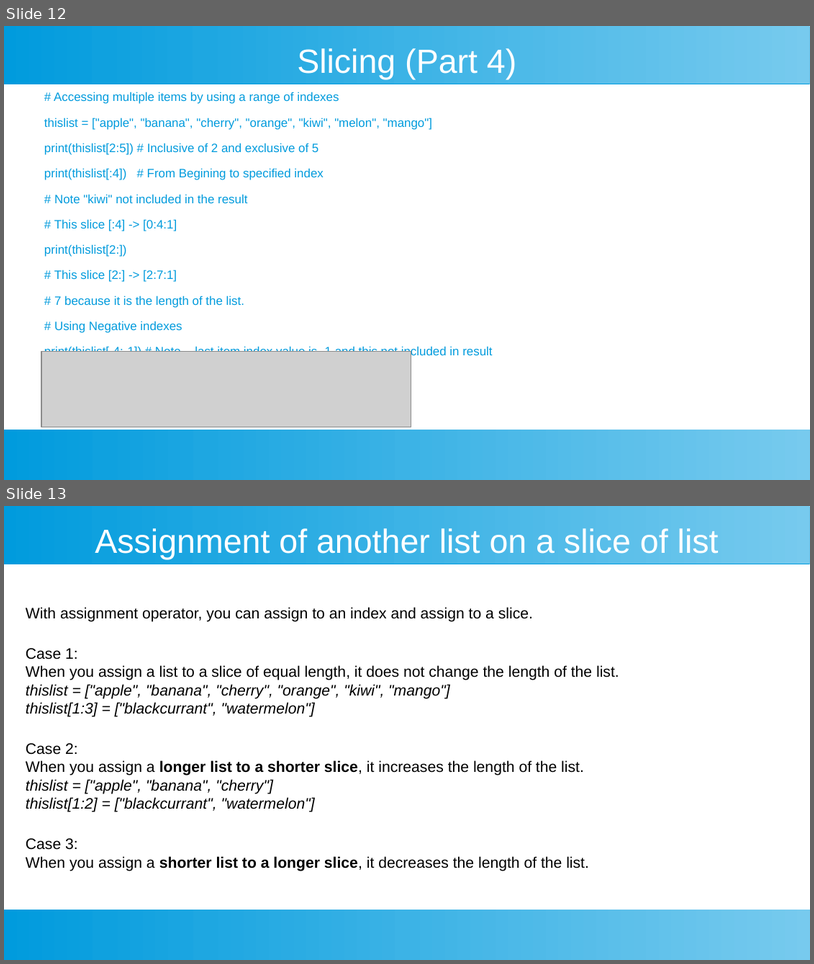
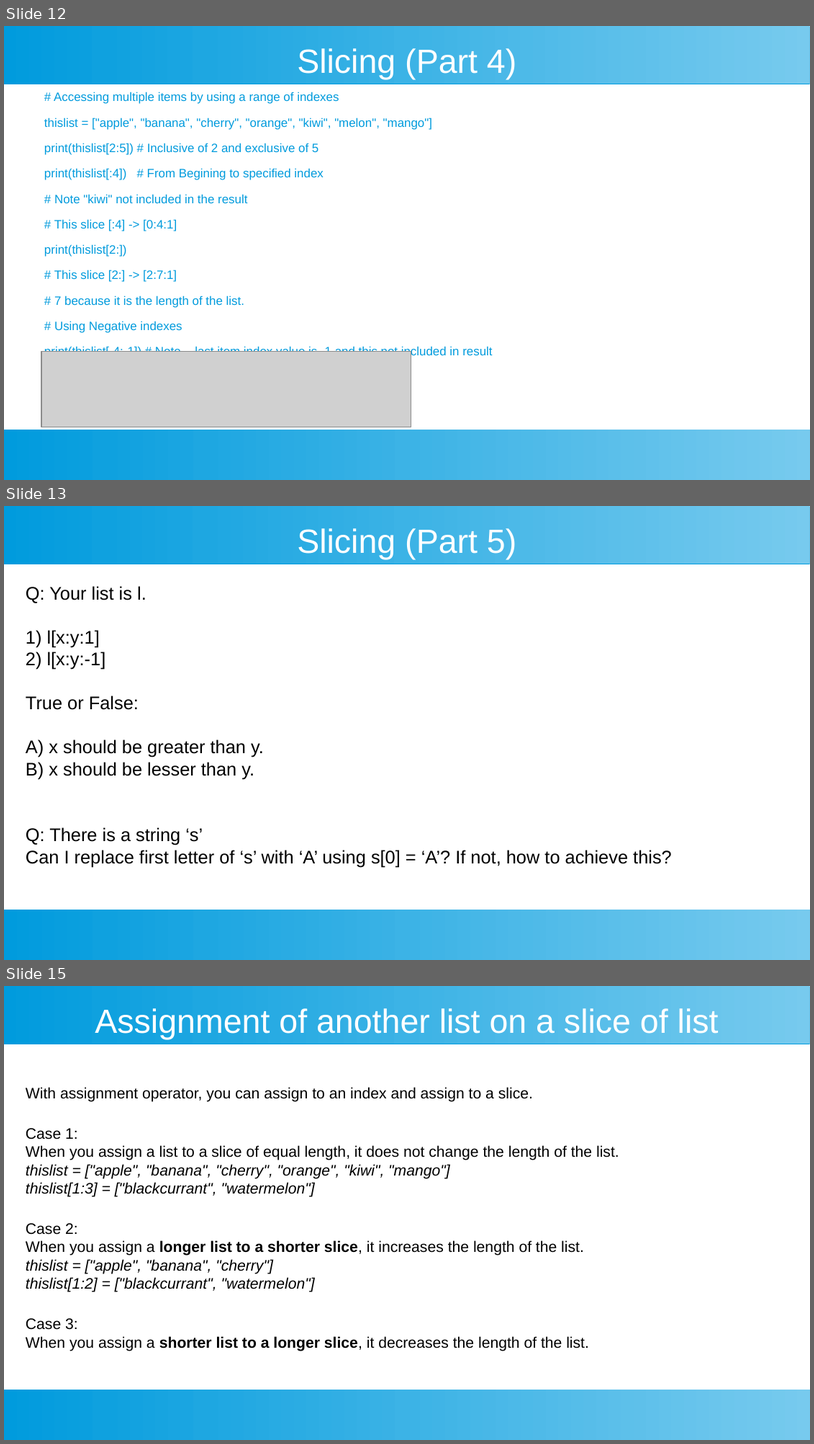
Before and after one commit to ashishjain1547/public_lessons_in_python, a slide deck: Ch 8 - Lists/List.odp. Shown one above the other, each under a label of ours: slides 12 and 13 before the commit, slides 12, 13 and 15 after it; the slides between them are not shown. The pictures are 814x964 and 814x1444 pixels, drawn with LibreOffice and Linux fonts; fonts in the diff are those of the drawing; grey boxes stand for pictures. Boxes give left, top, right and bottom in pixels: in the first picture for what was removed or moved away, otherwise in the second. Text is boxed around its words. In the diff, an @@ line names an element or a change of style, - is before the commit and + after.

```diff
--- a/Ch 8 - Lists/List.odp
+++ b/Ch 8 - Lists/List.odp
@@ slide 13 added at <box>4,506,810,960</box>, background #FFFFFF; not listed: 2 template elements that a slide beside it also shows @@
@@ title added at <box>297,528,517,559</box>, 33 pt, text #FFFFFF @@
+Slicing (Part 5)
@@ text added at <box>26,586,672,867</box>, 18 pt, text #000000 @@
+Q: Your list is l.
+1) l[x:y:1]
+2) l[x:y:-1]
+True or False:
+A) x should be greater than y.
+B) x should be lesser than y.
+Q: There is a string ‘s’
+Can I replace first letter of ‘s’ with ‘A’ using s[0] = ‘A’? If not, how to achieve this?
@@ what was slide 13 is now slide 15 @@
```
Also in this commit, not shown: 1 other slide added, 40 other files.
